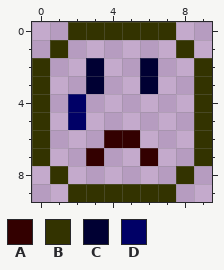
Two versions of one pixel-art sprite, public/themes/default/img/smileys/crying.png. Above, as it was before the edit.
The file is 10x10 pixels.
Palette (. is transparent): A #330000  B #333300  C #000033  D #000066
Pixels before, first column x 0:
 0 ..BBBBBB..
 1 .B......B.
 2 B..C..C..B
 3 B..C..C..B
 4 B.D......B
 5 B.D......B
 6 B...AA...B
 7 B..A..A..B
 8 .B......B.
 9 ..BBBBBB..
And afterwards:
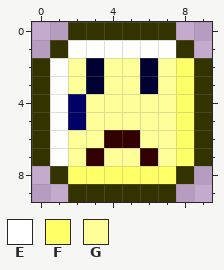
Colours new in this view: E #ffffff  F #ffff66  G #ffff99
What changed:
y 1: x 2..7 ...... -> EEEEEE
y 2..3: x 1..2 .. -> EG; x 4..5 .. -> GG; x 7..8 .. -> GF
y 4..5: x 1 . -> E; x 3..8 ...... -> GGGGGF
y 6: x 1..3 ... -> EGG; x 6..8 ... -> GGF
y 7: x 1..2 .. -> EG; x 4..5 .. -> GG; x 7..8 .. -> GF
y 8: x 2..7 ...... -> FFFFFF
Pixel boxes of the changes (left, top, right, bottom) in both pictures:
added: (50, 40, 194, 184)
